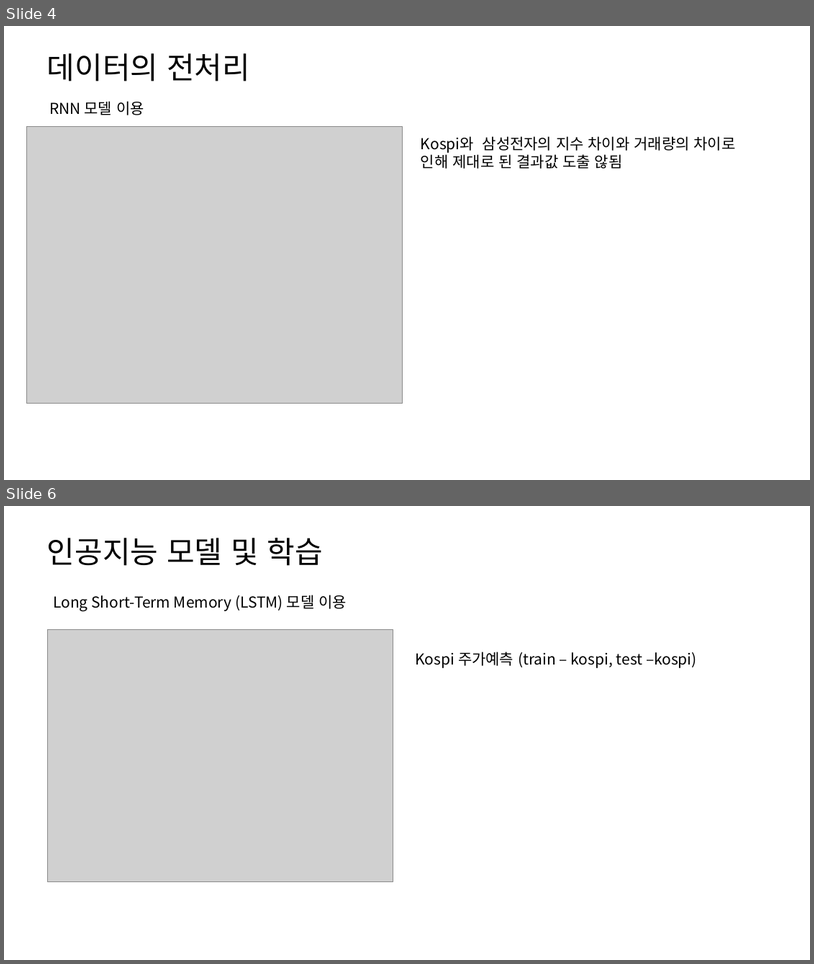
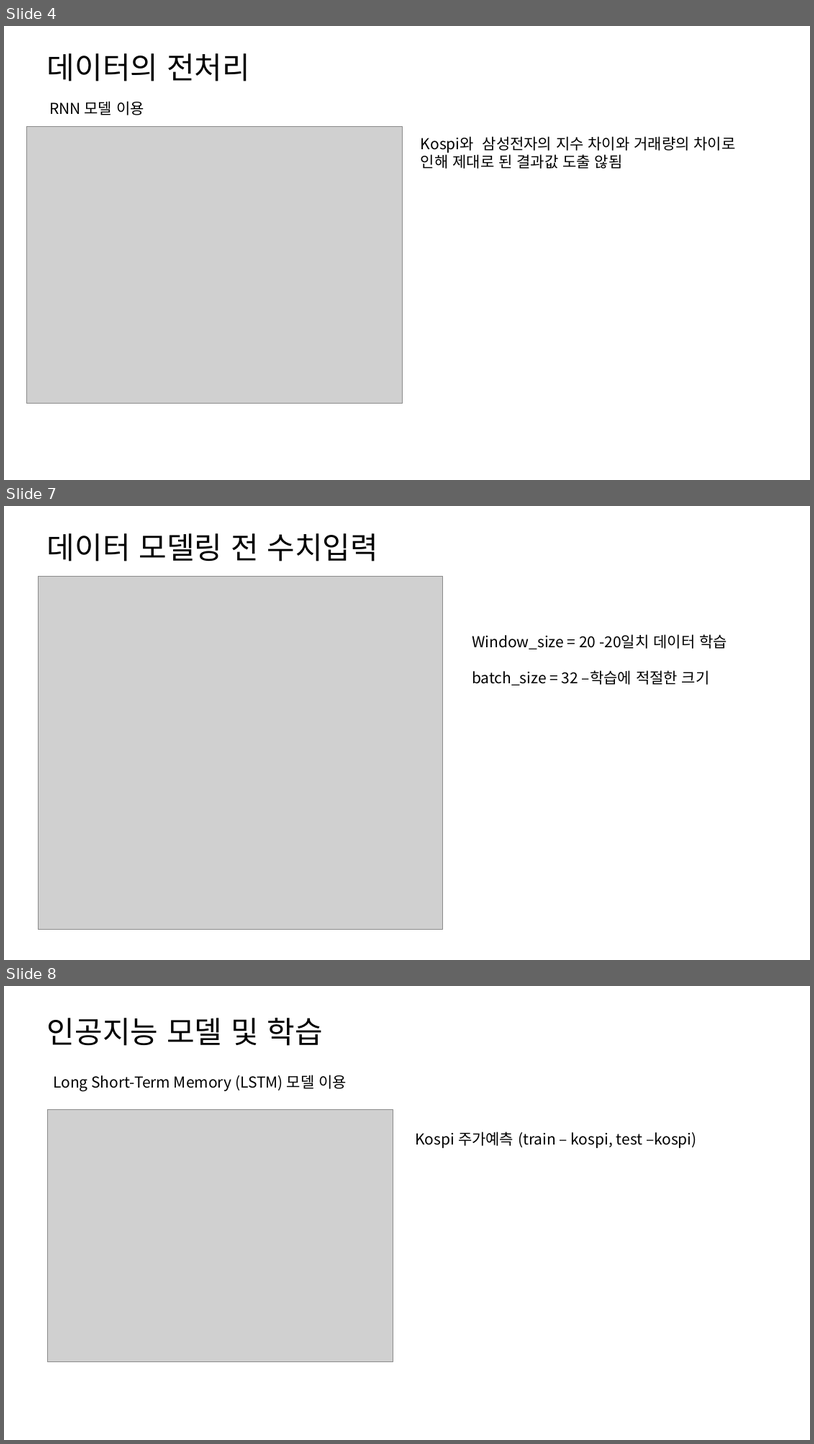
Before and after one commit to hanminJ/stock_analysis, a slide deck: 인공지능을 통한 주가예측.pptx. Shown one above the other, each under a label of ours: slides 4 and 6 before the commit, slides 4, 7 and 8 after it; the slides between them are not shown. The pictures are 814x964 and 814x1444 pixels, drawn with LibreOffice and Linux fonts; fonts in the diff are those of the drawing; grey boxes stand for pictures. Boxes give left, top, right and bottom in pixels: in the first picture for what was removed or moved away, otherwise in the second. Text is boxed around its words. In the diff, an @@ line names an element or a change of style, - is before the commit and + after.

```diff
--- a/인공지능을 통한 주가예측.pptx
+++ b/인공지능을 통한 주가예측.pptx
@@ slide 7 added at (4,506,810,960), background #FFFFFF @@
@@ title added at (47,533,379,561), 36 pt, text #000000 @@
+데이터 모델링 전 수치입력
@@ picture added at (38,576,443,929) @@
@@ text added at (472,634,728,685), 18 pt, text #000000 @@
+Window_size = 20 -20일치 데이터 학습
+batch_size = 32 –학습에 적절한 크기
@@ what was slide 6 is now slide 8 @@
```
Also in this commit, not shown: 2 other slides added, 1 slide removed.
